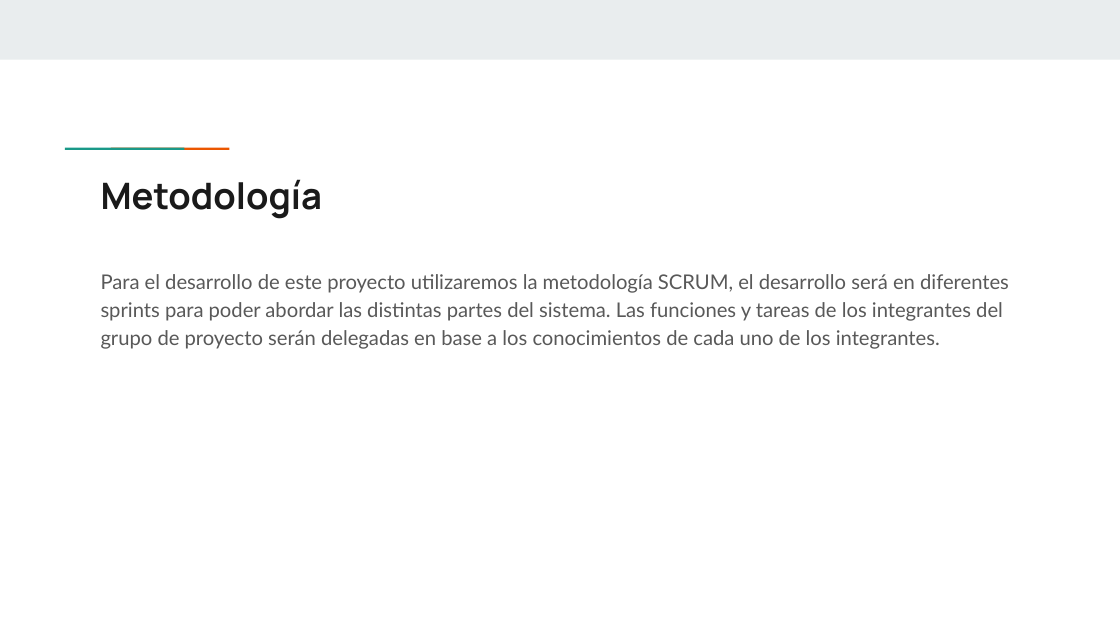
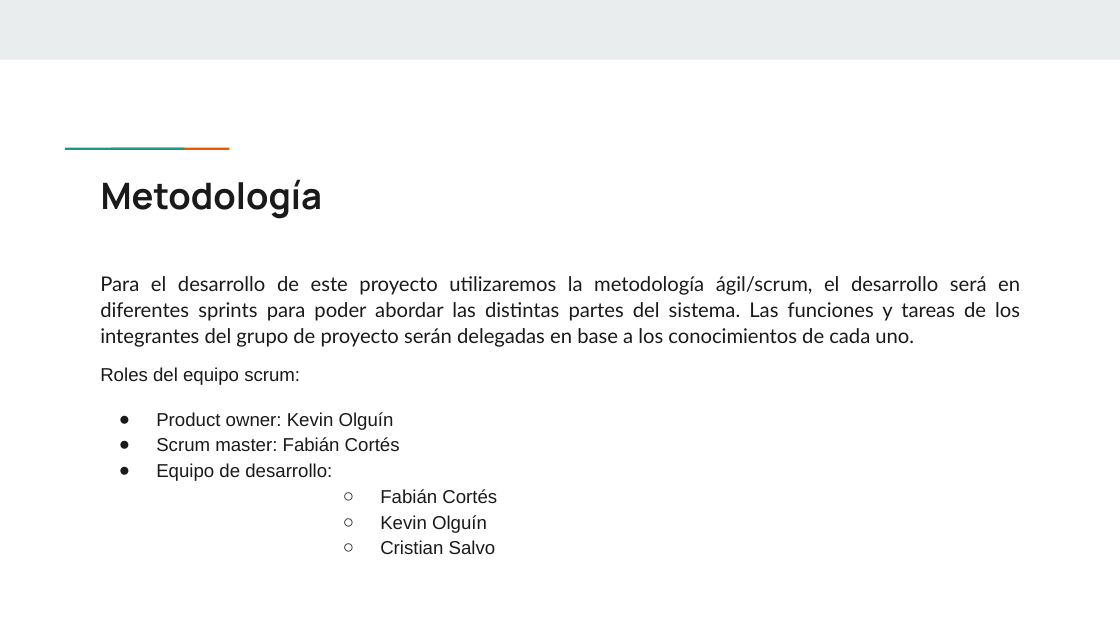
Before and after one commit to KevinOlguin003D/Unidad-Territorial, a slide deck: slide 6 of Fase_1/Evidencias_Grupales/Presentacion_proyecto.pptx (slide 5 before the commit). Drawn at 1120x630 pixels with LibreOffice and Linux fonts; fonts in the diff are those of the drawing. Boxes give left, top, right and bottom in pixels: in the first picture for what was removed or moved away, otherwise in the second. Text is boxed around its words. In the diff, an @@ line names an element or a change of style, - is before the commit and + after.

```diff
--- a/Fase_1/Evidencias_Grupales/Presentacion_proyecto.pptx
+++ b/Fase_1/Evidencias_Grupales/Presentacion_proyecto.pptx
@@ text at (x1=100, y1=276, x2=1020, y2=533): text changed; text colour #595959 to #1A1A1A @@
-Para el desarrollo de este proyecto utilizaremos la metodología SCRUM, el desarrollo será en diferentes sprints para poder abordar las distintas partes del sistema. Las funciones y tareas de los integrantes del grupo de proyecto serán delegadas en base a los conocimientos de cada uno de los integrantes.
+Para el desarrollo de este proyecto utilizaremos la metodología ágil/scrum, el desarrollo será en diferentes sprints para poder abordar las distintas partes del sistema. Las funciones y tareas de los integrantes del grupo de proyecto serán delegadas en base a los conocimientos de cada uno.
+Roles del equipo scrum:
+● Product owner: Kevin Olguín
+● Scrum master: Fabián Cortés
+● Equipo de desarrollo:
+        ○ Fabián Cortés
+        ○ Kevin Olguín
+        ○ Cristian Salvo
```
Also in this commit, not shown: 4 other slides changed, 5 slides added, 2 slides removed, 1 other file.
